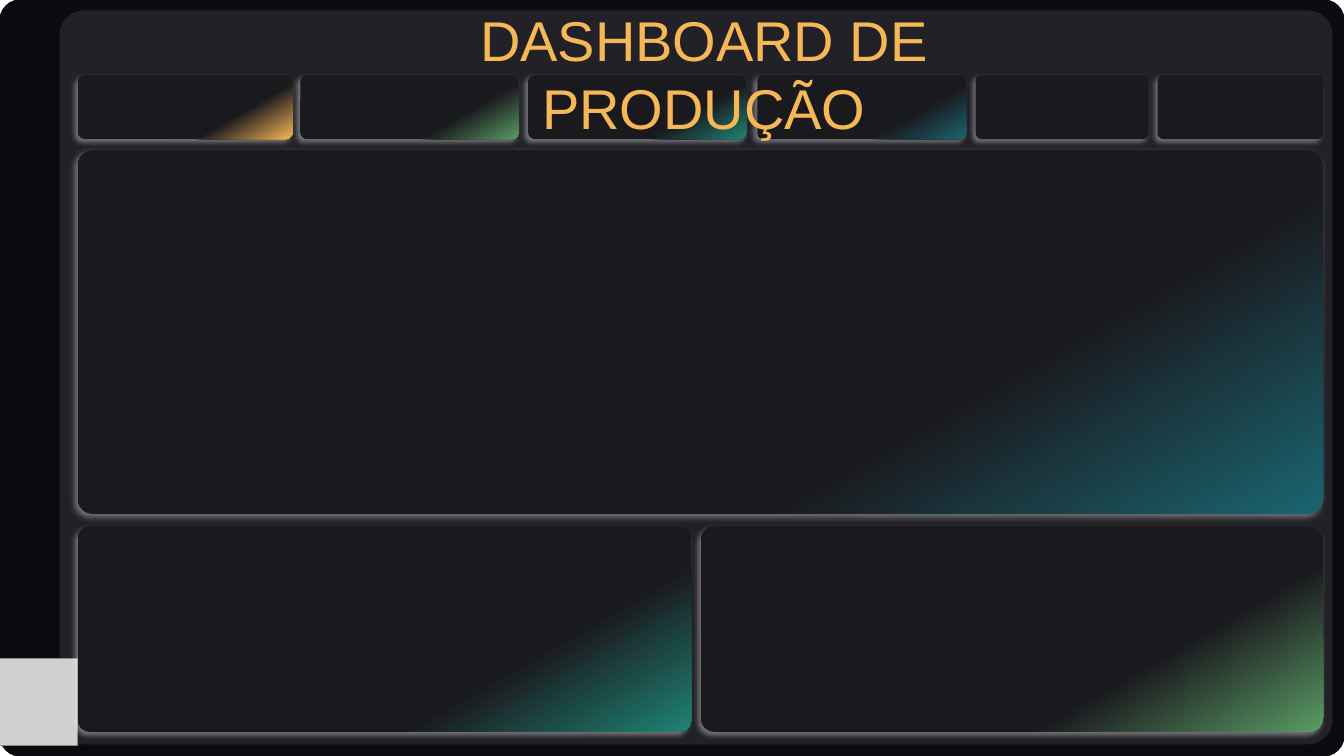
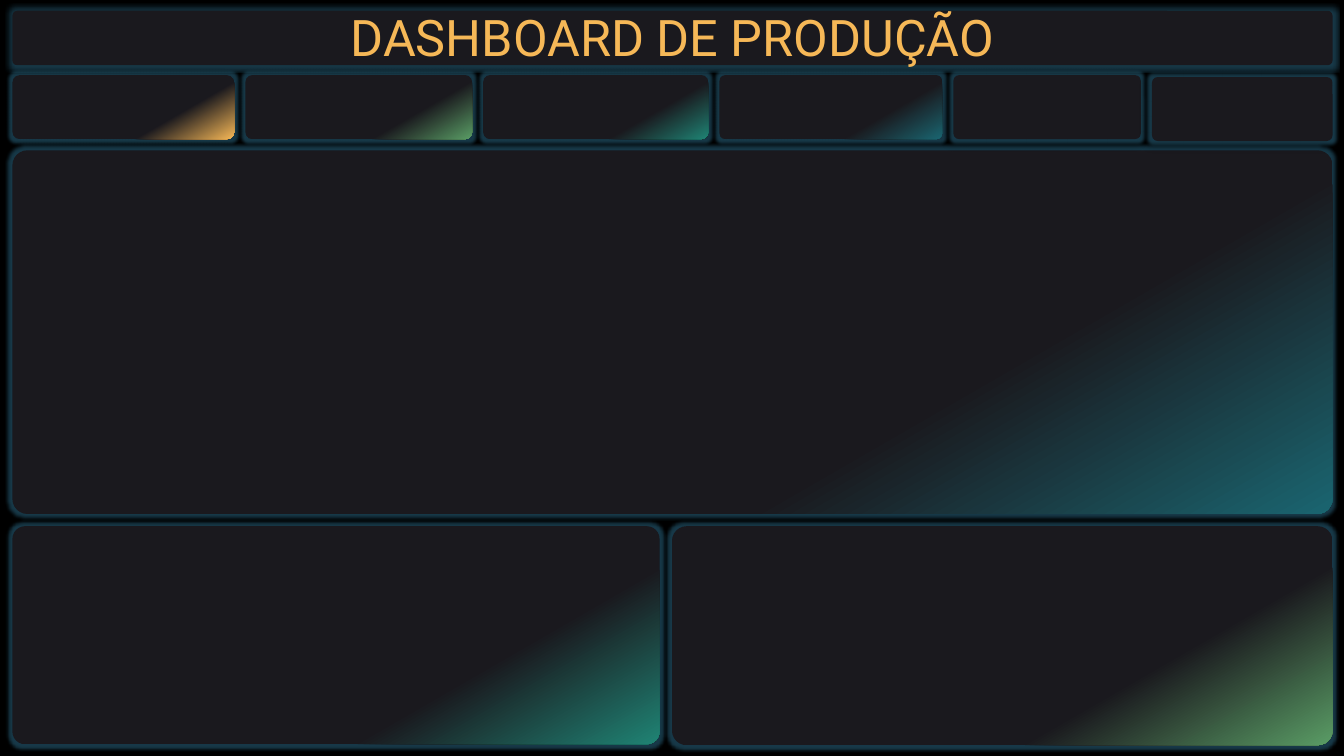
Before and after one commit to kikidimbu/PwBI, a slide deck: slide 1 of Intensivão de Power BI/I3A2 - Produção/Plano de Fundo.pptx. Drawn at 1344x756 pixels with LibreOffice and Linux fonts; fonts in the diff are those of the drawing; grey boxes stand for pictures; background and template pictures are left out. Boxes give left, top, right and bottom in pixels: in the first picture for what was removed or moved away, otherwise in the second. Text is boxed around its words. In the diff, an @@ line names an element or a change of style, - is before the commit and + after.

Commit message:
update

```diff
--- a/Intensivão de Power BI/I3A2 - Produção/Plano de Fundo.pptx
+++ b/Intensivão de Power BI/I3A2 - Produção/Plano de Fundo.pptx
@@ background #FFFFFF to picture (left out) @@
@@ rounded rectangle removed at (0, 0, 1344, 756) @@
@@ rounded rectangle added at (12, 11, 1333, 66), fill #1A191E @@
@@ rounded rectangle removed at (60, 11, 1333, 744) @@
@@ text "DASHBOARD DE PRODUÇÃO": place and size @@
-text "DASHBOARD DE PRODUÇÃO" at (480, 22, 928, 138)
+text "DASHBOARD DE PRODUÇÃO" at (350, 11, 994, 67)
@@ text "DASHBOARD DE PRODUÇÃO" at (350, 11, 994, 67): size 40 to 36 pt, font Arial to Roboto, text colour gradient #F6B857 to #FFFFFF to gradient #F6B857 to #000000 @@
@@ rounded rectangle: place and size @@
-rounded rectangle at (78, 76, 293, 140)
+rounded rectangle at (12, 76, 234, 140)
@@ rounded rectangle: place and size @@
-rounded rectangle at (300, 76, 519, 140)
+rounded rectangle at (246, 76, 473, 140)
@@ rounded rectangle: place and size @@
-rounded rectangle at (528, 76, 747, 140)
+rounded rectangle at (483, 76, 708, 140)
@@ rounded rectangle: place and size @@
-rounded rectangle at (757, 76, 966, 140)
+rounded rectangle at (720, 76, 943, 140)
@@ rounded rectangle: place and size @@
-rounded rectangle at (976, 76, 1149, 140)
+rounded rectangle at (954, 76, 1141, 140)
@@ rounded rectangle: place and size @@
-rounded rectangle at (1157, 76, 1323, 140)
+rounded rectangle at (1152, 77, 1333, 141)
@@ rounded rectangle: place and size @@
-rounded rectangle at (78, 150, 1324, 514)
+rounded rectangle at (12, 150, 1333, 514)
@@ shadow changed in 9 elements at (1152, 77, 1333, 141), (954, 76, 1141, 140), (12, 150, 1333, 514), (673, 526, 1333, 745), (720, 76, 943, 140), (483, 76, 708, 140), (246, 76, 473, 140), (12, 76, 234, 140), (12, 526, 659, 744) @@
@@ rounded rectangle: place and size @@
-rounded rectangle at (78, 526, 692, 732)
+rounded rectangle at (12, 526, 659, 744)
@@ rounded rectangle: place and size @@
-rounded rectangle at (701, 526, 1323, 732)
+rounded rectangle at (673, 526, 1333, 745)
@@ picture removed at (0, 658, 78, 745) @@
```
Also in this commit, not shown: 3 slides added.
